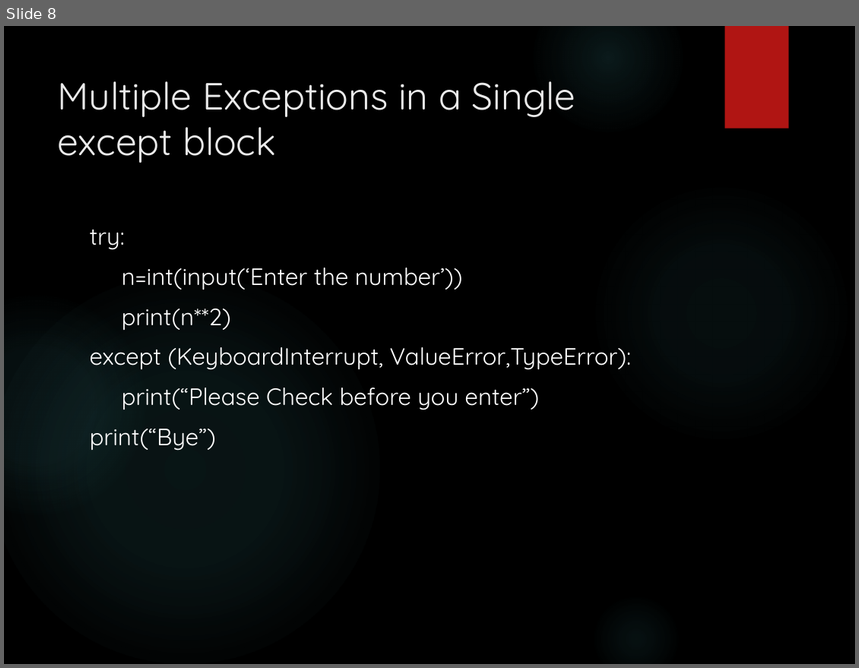
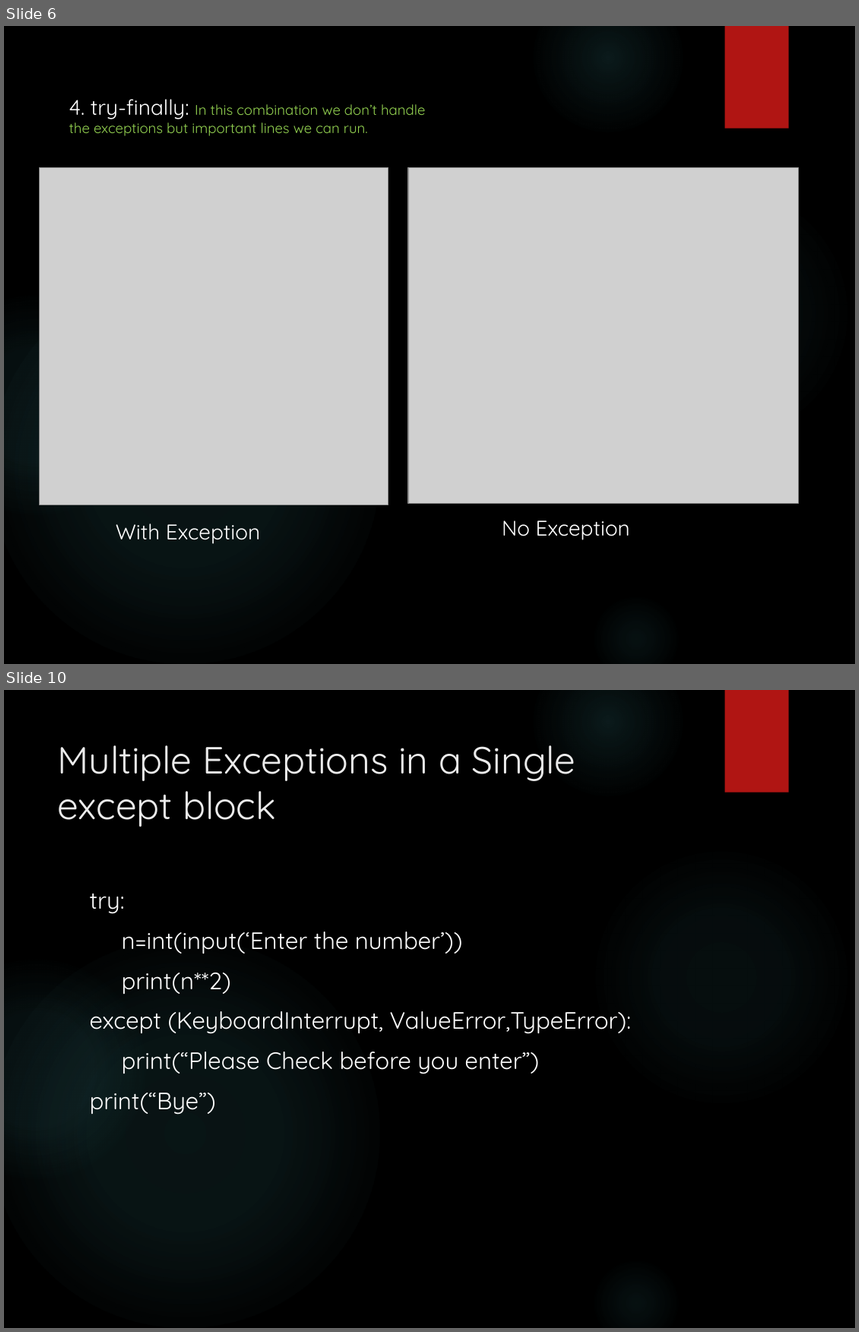
Before and after one commit to GLA-Python/python3.10.0, a slide deck: Topicwise PDF/Exception Handling.pptx. Shown one above the other, each under a label of ours: slide 8 before the commit, slides 6 and 10 after it; the slides between them are not shown. The pictures are 859x668 and 859x1332 pixels, drawn with LibreOffice and Linux fonts; fonts in the diff are those of the drawing; grey boxes stand for pictures; background and template pictures are left out. Boxes give left, top, right and bottom in pixels: in the first picture for what was removed or moved away, otherwise in the second. Text is boxed around its words. In the diff, an @@ line names an element or a change of style, - is before the commit and + after.

```diff
--- a/Topicwise PDF/Exception Handling.pptx
+++ b/Topicwise PDF/Exception Handling.pptx
@@ slide 6 added at [4, 26, 855, 664], background picture (left out); not listed: 6 template elements that a slide beside it also shows @@
@@ text added at [69, 99, 425, 136], 12 pt, text #92D050 @@
+4. try-finally: In this combination we don’t handle
+the exceptions but important lines we can run.
@@ picture added at [40, 168, 389, 506] @@
@@ picture added at [408, 168, 798, 503] @@
@@ text added at [116, 524, 260, 544], 18 pt, text #FFFFFF @@
+With Exception
@@ text added at [502, 521, 630, 541], 18 pt, text #FFFFFF @@
+No Exception
@@ what was slide 8 is now slide 10 @@
```
Also in this commit, not shown: 10 slides changed, 7 other slides added, 8 slides removed.
